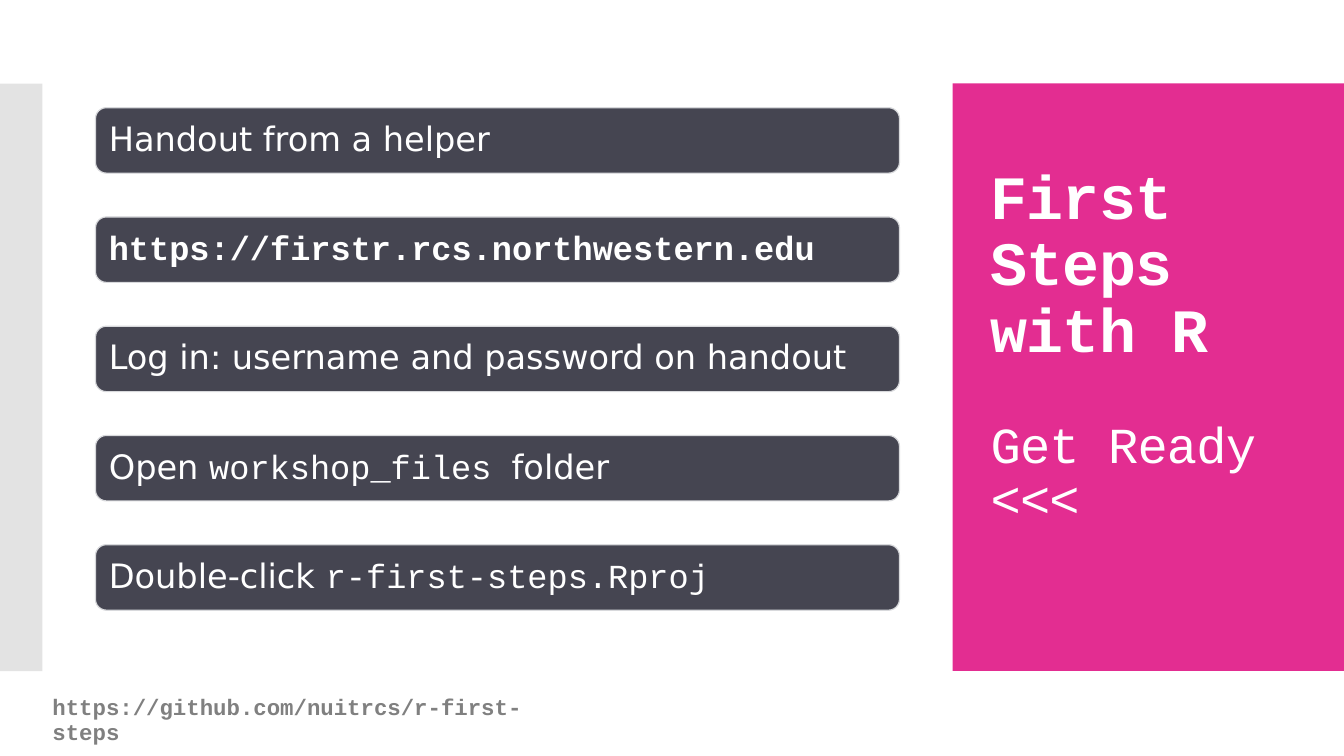
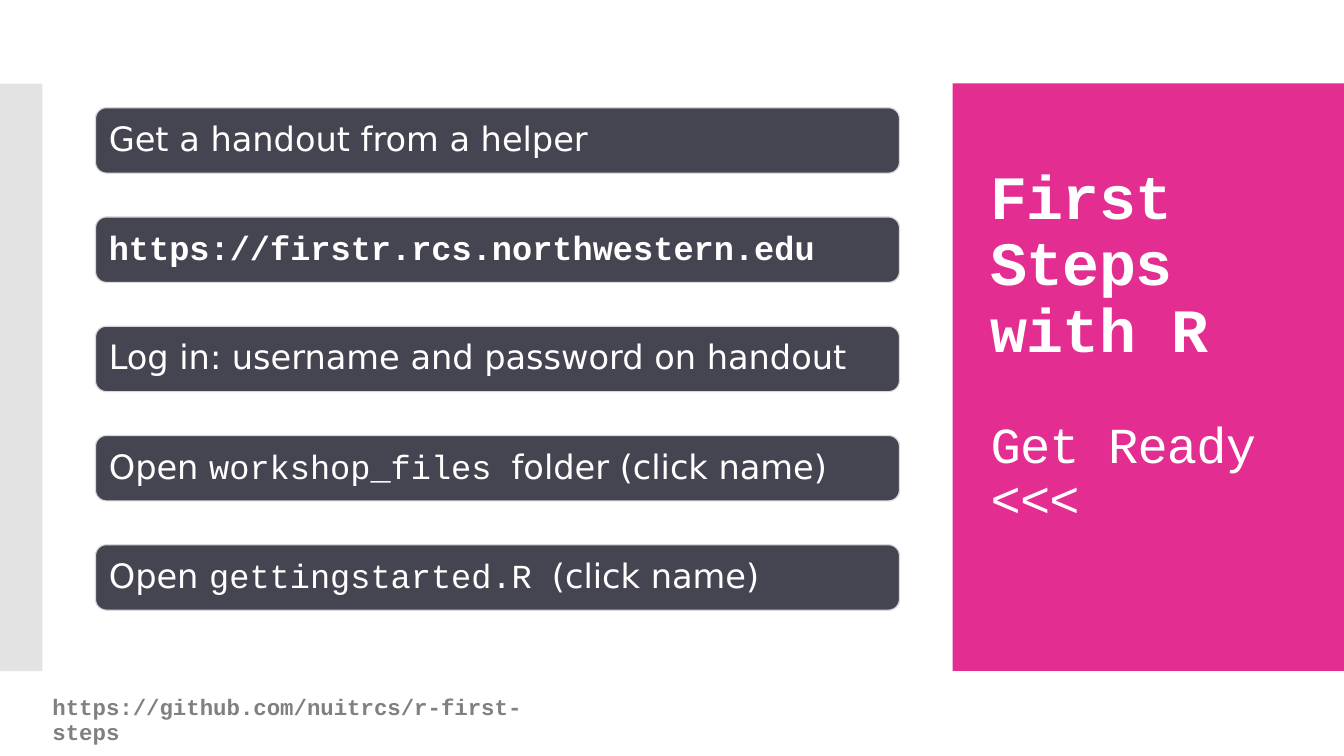
Before and after one commit to nuitrcs/r-first-steps, a slide deck: slide 1 of slides.pptx. Drawn at 1344x756 pixels with LibreOffice and Linux fonts; fonts in the diff are those of the drawing. Boxes give left, top, right and bottom in pixels: in the first picture for what was removed or moved away, otherwise in the second. Text is boxed around its words. In the diff, an @@ line names an element or a change of style, - is before the commit and + after.

```diff
--- a/slides.pptx
+++ b/slides.pptx
@@ text at (109,125,588,158): text changed @@
-Handout from a helper
+Get a handout from a helper
@@ text at (109,453,827,486): text changed; font Courier New to DejaVu Sans @@
-Open workshop_files folder
+Open workshop_files folder (click name)
@@ text at (109,562,759,595): text changed @@
-Double-click r-first-steps.Rproj
+Open gettingstarted.R (click name)
```
Also in this commit, not shown: 2 other slides changed, 2 slides added, 4 other files.
